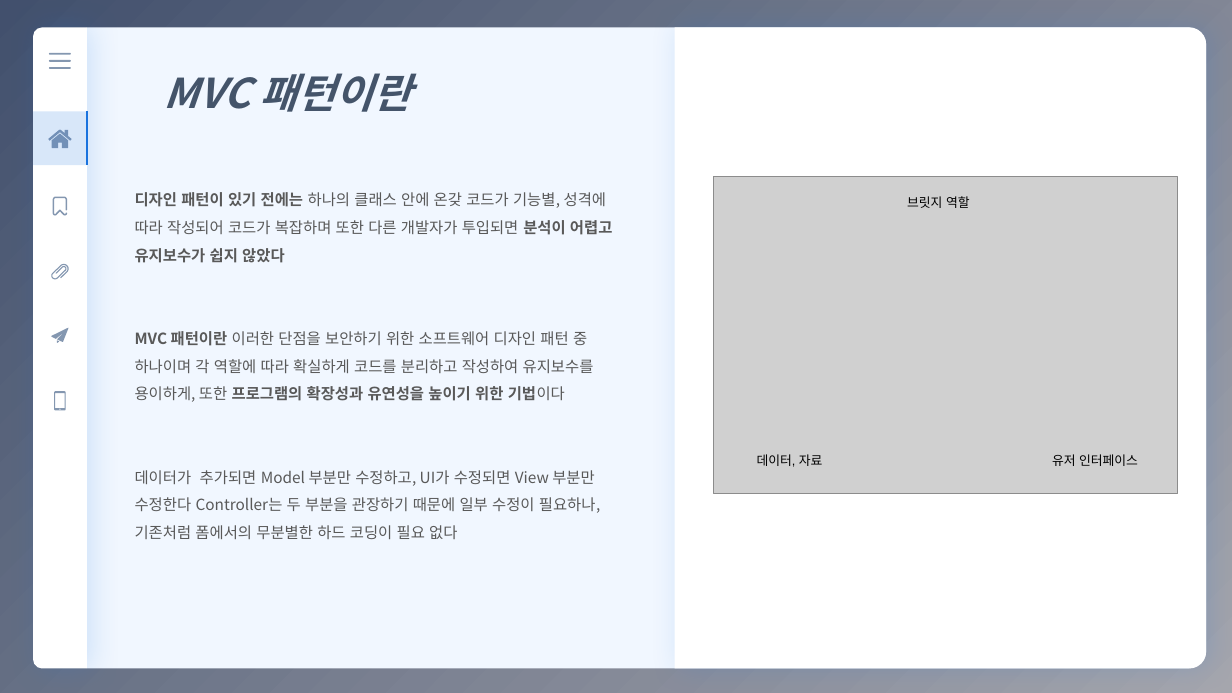
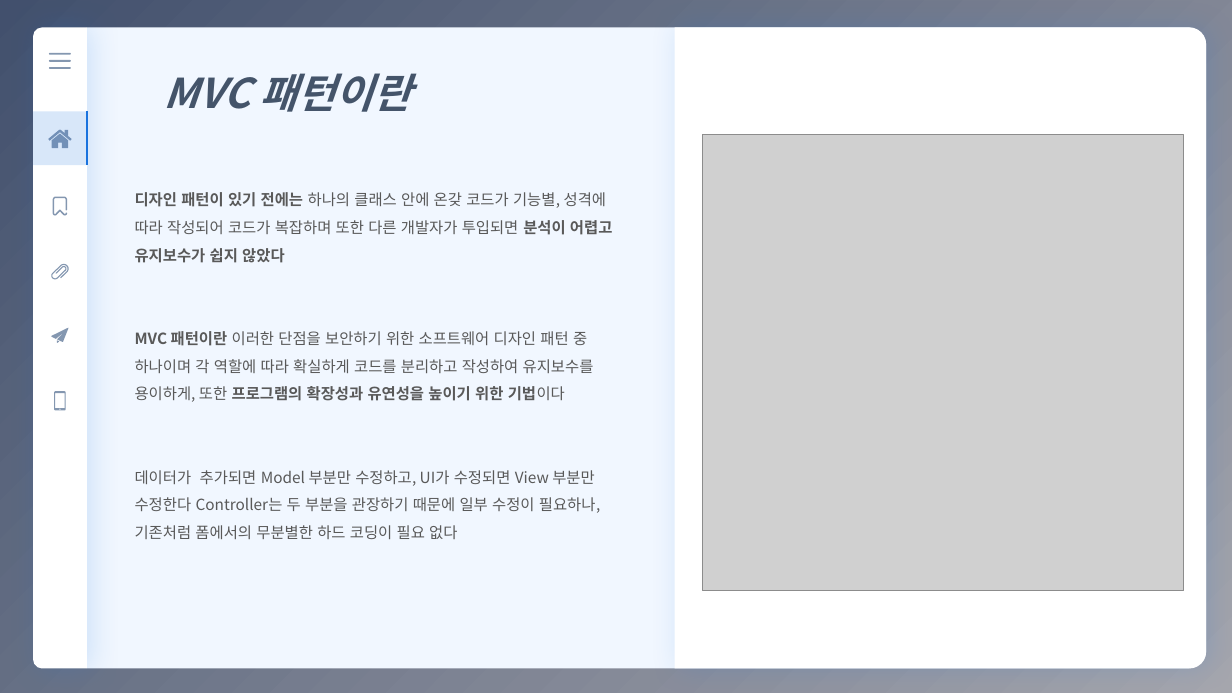
Before and after one commit to eunbee-kim/dmsql1471, a slide deck: slide 2 of 교육/4주차_MVC_SPA_PWA.pptx. Drawn at 1232x693 pixels with LibreOffice and Linux fonts; fonts in the diff are those of the drawing; grey boxes stand for pictures. Boxes give left, top, right and bottom in pixels: in the first picture for what was removed or moved away, otherwise in the second. Text is boxed around its words. In the diff, an @@ line names an element or a change of style, - is before the commit and + after.

```diff
--- a/교육/4주차_MVC_SPA_PWA.pptx
+++ b/교육/4주차_MVC_SPA_PWA.pptx
@@ picture: place and size @@
-picture at box(714, 177, 1178, 494)
+picture at box(702, 135, 1184, 592)
@@ text removed at box(907, 196, 970, 208) @@
-브릿지 역할
@@ text removed at box(757, 454, 823, 467) @@
-데이터, 자료
@@ text removed at box(1052, 454, 1138, 466) @@
-유저 인터페이스
```
Also in this commit, not shown: 4 other slides changed, 1 slide added, 1 other file.
